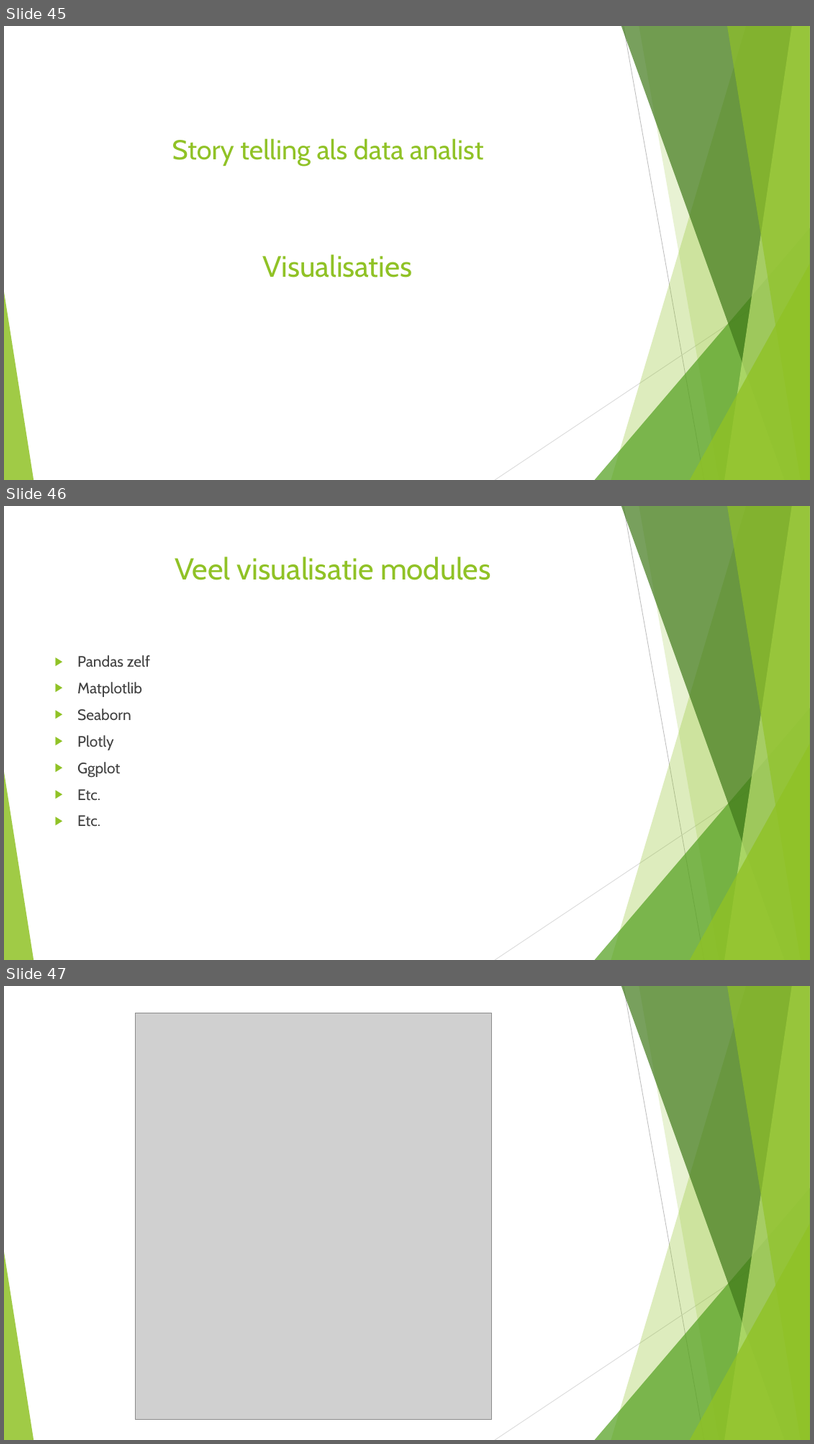
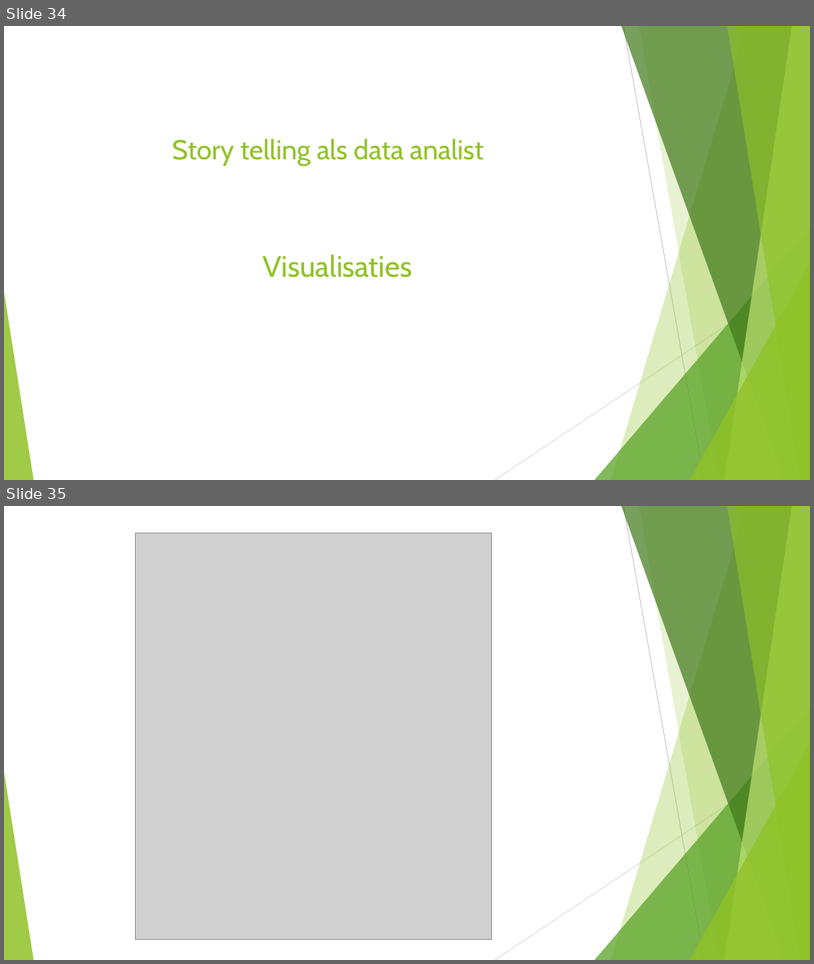
Before and after one commit to HagaZiekenhuis/python-workshops, a slide deck: Intro.pptx. Shown one above the other, each under a label of ours: slides 45, 46 and 47 before the commit, slides 34 and 35 after it. The pictures are 814x1444 and 814x964 pixels, drawn with LibreOffice and Linux fonts; fonts in the diff are those of the drawing; grey boxes stand for pictures. Boxes give left, top, right and bottom in pixels: in the first picture for what was removed or moved away, otherwise in the second. Text is boxed around its words. In the diff, an @@ line names an element or a change of style, - is before the commit and + after.

```diff
--- a/Intro.pptx
+++ b/Intro.pptx
@@ slide 46 removed at [4, 506, 810, 960], background #FFFFFF; not listed: 10 template elements that a slide beside it also shows @@
@@ title removed at [175, 556, 491, 580] @@
-Veel visualisatie modules
@@ text removed at [77, 655, 150, 826] @@
-▶ Pandas zelf
-▶ Matplotlib
-▶ Seaborn
-▶ Plotly
-▶ Ggplot
-▶ Etc.
-▶ Etc.
@@ what was slide 45 is now slide 34 @@
@@ what was slide 47 is now slide 35 @@
```
Also in this commit, not shown: 4 slides changed, 5 slides added, 8 other slides removed.
